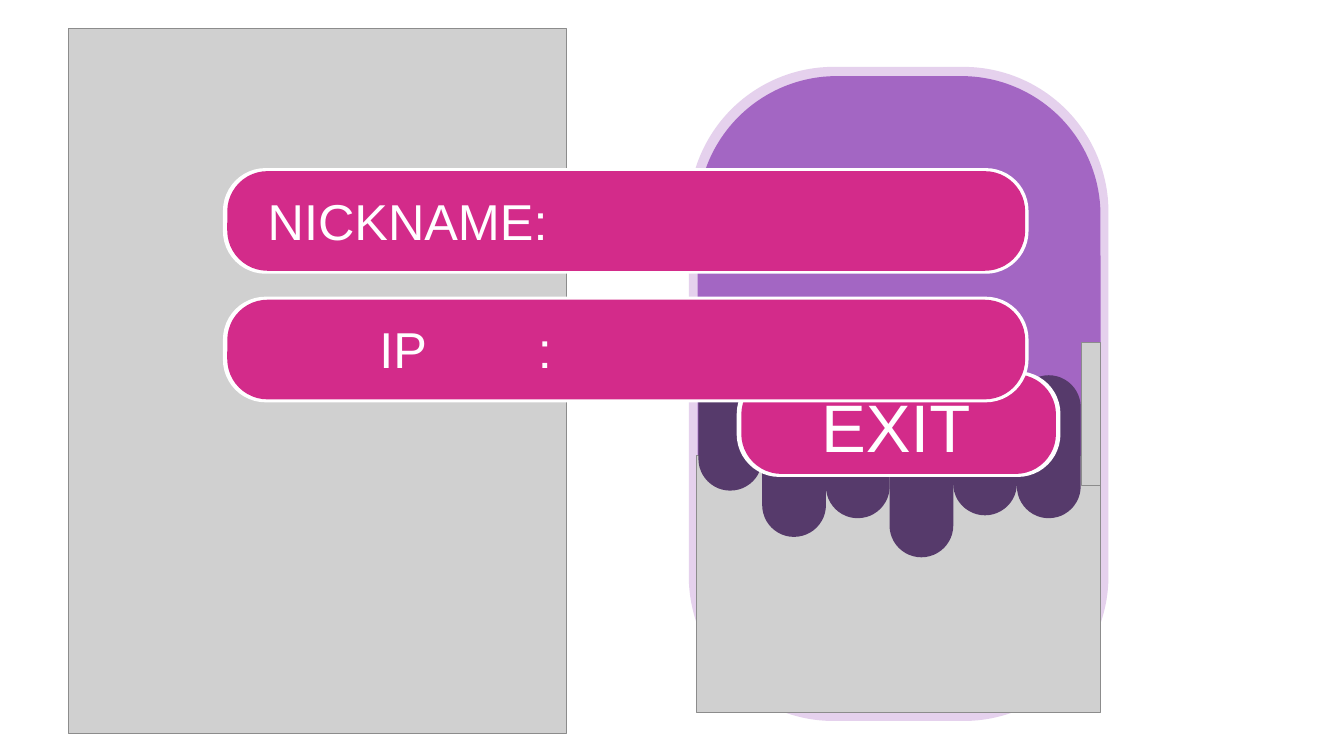
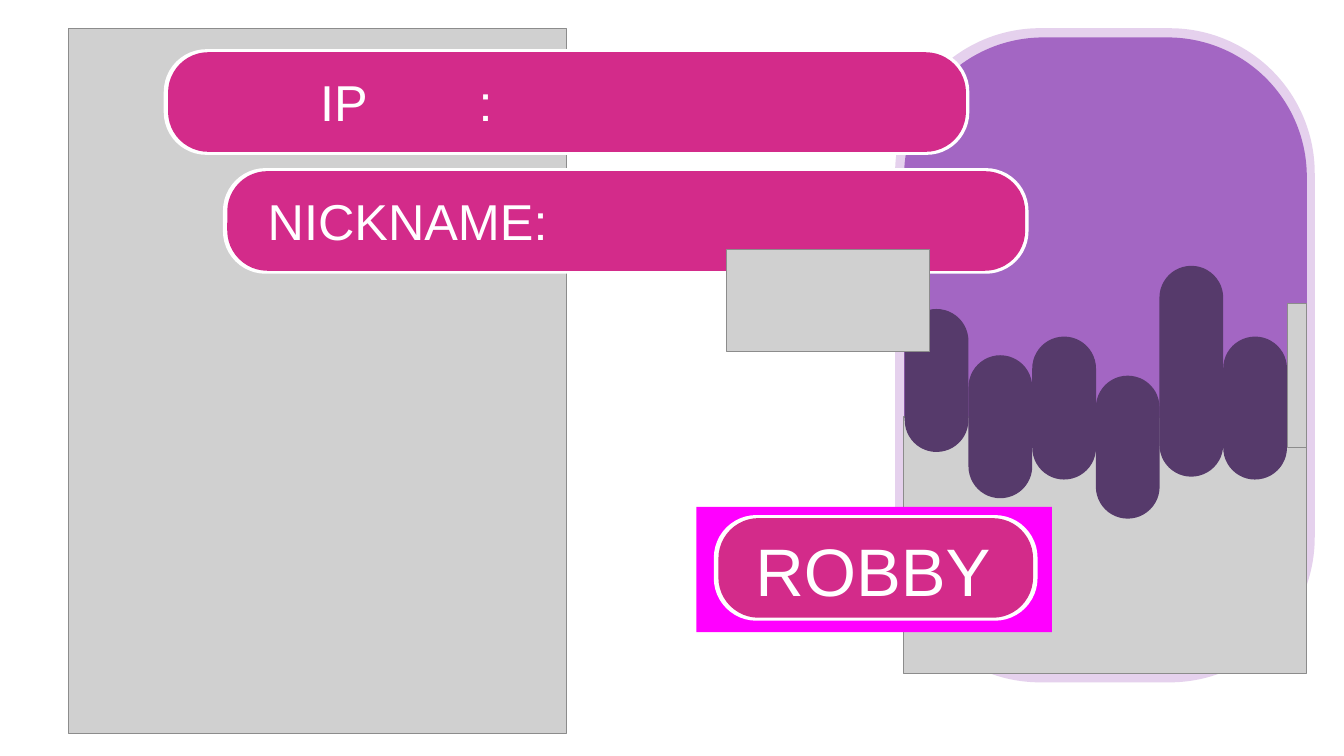
Before and after one commit to Park-JaEun/NetworkPrograming_TermProject_Server, a slide deck: slide 2 of resource/메뉴제작.pptx. Drawn at 1344x756 pixels with LibreOffice and Linux fonts; fonts in the diff are those of the drawing; grey boxes stand for pictures. Boxes give left, top, right and bottom in pixels: in the first picture for what was removed or moved away, otherwise in the second. Text is boxed around its words. In the diff, an @@ line names an element or a change of style, - is before the commit and + after.

```diff
--- a/resource/메뉴제작.pptx
+++ b/resource/메뉴제작.pptx
@@ 2 rounded rectangles, 1 text: place and size @@
-2 rounded rectangles, 1 text at box(223, 296, 1028, 402)
+2 rounded rectangles, 1 text at box(163, 49, 969, 155)
@@ picture added at box(727, 249, 930, 351) @@
@@ 8 rounded rectangles, 2 pictures: place and size @@
-8 rounded rectangles, 2 pictures at box(689, 67, 1108, 721)
+8 rounded rectangles, 2 pictures at box(895, 28, 1315, 683)
@@ text removed at box(821, 399, 970, 452) @@
-EXIT
@@ rectangle added at box(697, 507, 1053, 632), fill #FF00FF @@
@@ rounded rectangle: place and size @@
-rounded rectangle at box(737, 371, 1061, 477)
+rounded rectangle at box(714, 515, 1037, 621)
@@ rounded rectangle: place and size @@
-rounded rectangle at box(741, 374, 1056, 474)
+rounded rectangle at box(719, 518, 1033, 618)
@@ text added at box(755, 549, 990, 597), 48 pt, text #FFFFFF @@
+ROBBY
```
Also in this commit, not shown: 9 other files.
